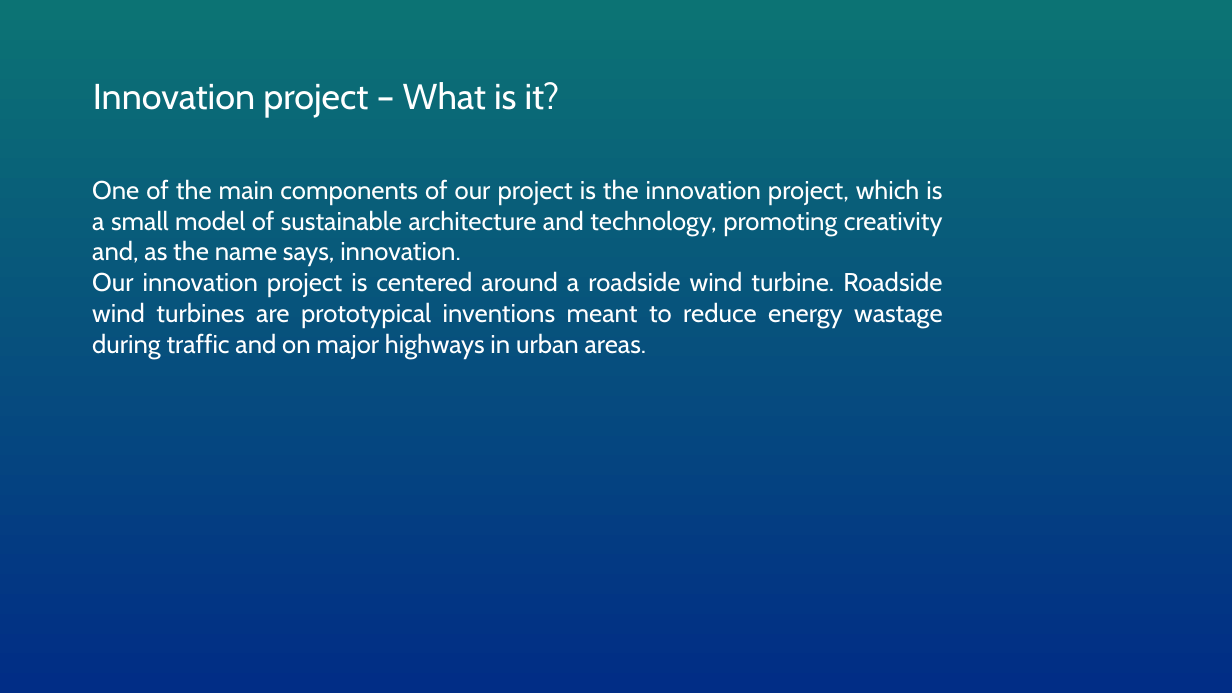
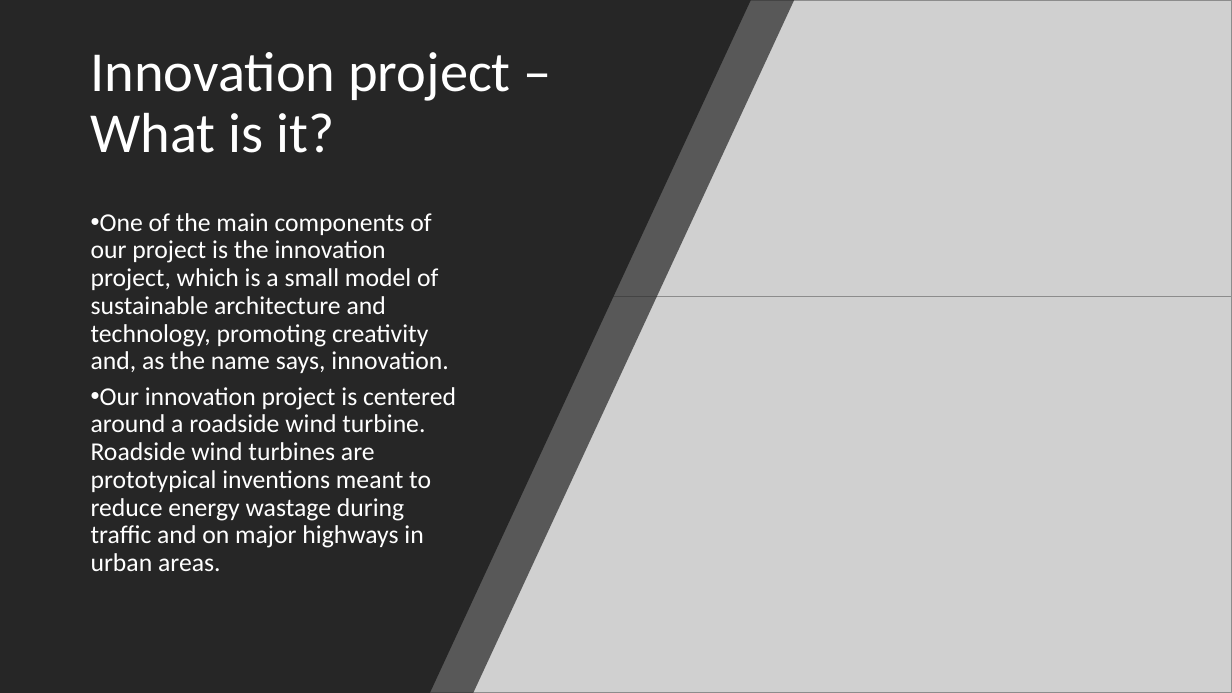
Before and after one commit to prokenz101/fll-optimus, a slide deck: slide 4 of Core_values_-_Team_Optimus-1.pptx. Drawn at 1232x693 pixels with LibreOffice and Linux fonts; fonts in the diff are those of the drawing; grey boxes stand for pictures. Boxes give left, top, right and bottom in pixels: in the first picture for what was removed or moved away, otherwise in the second. Text is boxed around its words. In the diff, an @@ line names an element or a change of style, - is before the commit and + after.

```diff
--- a/Core_values_-_Team_Optimus-1.pptx
+++ b/Core_values_-_Team_Optimus-1.pptx
@@ background gradient #0C7374 to #012D86 to #000000 @@
@@ freeform shape added at (x1=0, y1=0, x2=795, y2=693), fill #262626 at 70% opacity @@
@@ freeform shape added at (x1=0, y1=0, x2=751, y2=693), fill #262626 @@
@@ picture added at (x1=608, y1=0, x2=1232, y2=297) @@
@@ text "Innovation project – What is ..." moved from (x1=93, y1=82, x2=560, y2=118) to (x1=91, y1=52, x2=510, y2=153) @@
@@ text "Innovation project – What is ..." at (x1=91, y1=52, x2=510, y2=153): size 28 to 44 pt, font Cabin to Calibri; line spacing 1 to 0.9; more space between paragraphs; vertical alignment top to middle @@
@@ text "One of the main components ..." moved from (x1=92, y1=179, x2=943, y2=359) to (x1=91, y1=213, x2=456, y2=571) @@
@@ text "One of the main components ..." at (x1=91, y1=213, x2=456, y2=571): font Cabin to Calibri; alignment justified to left; bullet none to •; line spacing 1 to 0.9; more space between paragraphs @@
@@ picture added at (x1=425, y1=297, x2=1232, y2=693) @@
```
Also in this commit, not shown: 5 other slides changed.
